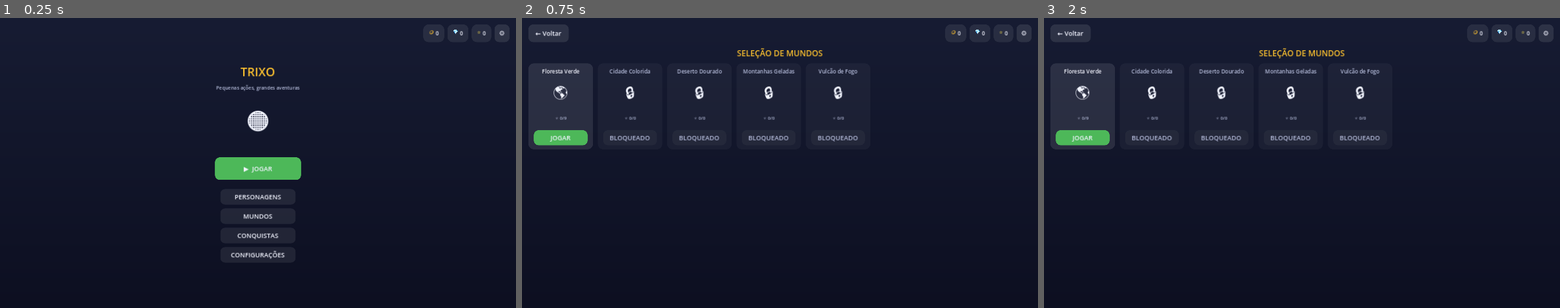
Above: before the commit, frames 1-3 (left to right).
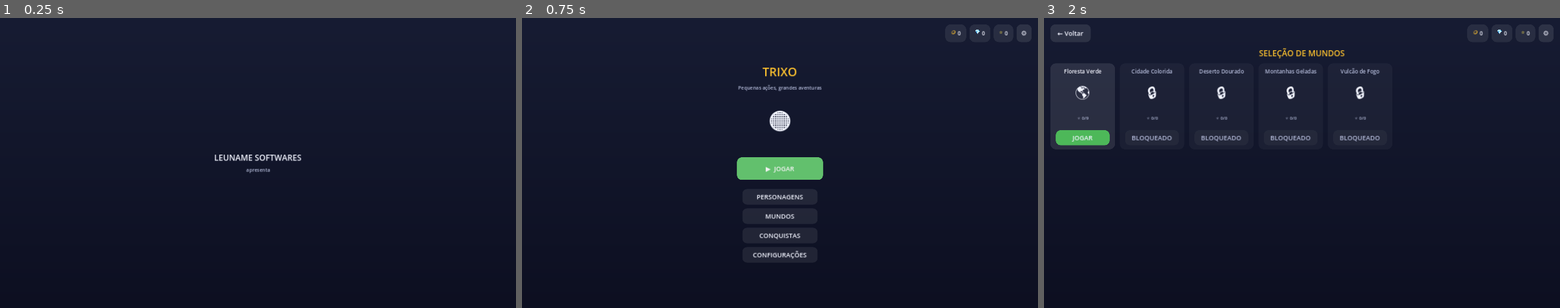
Above: after the commit, the same moments.

Repository: leunamesoftware/roll-adventure
Game: Godot game, scene res://scenes/Main.tscn
The game is run twice, just before and just after one commit, with the same random seed, the same clock (stepped at 60 frames per second) and the same inputs.
Inputs (mouse positions are in pixels of both pictures, inside the frame that each line leads up to):
- Up to frame 1 (0.25 s): no input
- Up to frame 2 (0.75 s): click (780, 168) at 0.5 s, where only the run before the commit has a clickable "▶ JOGAR"
- Up to frame 3 (2 s): click (1302, 168) at 1.25 s, where only the run after the commit has a clickable "▶ JOGAR"

The runs differ from the first frame. In frame 1, 2.5% of the frame differs, in the area x 41-98%, y 4-84%; in frame 2, 4.5%, in the area x 2-66%, y 4-84%; in frame 3, nothing differs.

Commit message:
Remove Godot boot splash, add studio credit screen, fix favicon
- Disables the default Godot engine splash (was showing the engine
  mascot on load, looked unpolished for a commercial game).
- Project icon now uses the real Trixo art instead of the old blue
  ball placeholder, fixing the browser favicon/apple-touch-icon too.
- Adds a brief "LEUNAME SOFTWARES apresenta" studio screen before the
  main menu (tap to skip), so the game keeps "Trixo" as its own
  identity while crediting the studio, same as how commercial games
  separate game title from publisher branding.

Co-Authored-By: Claude Sonnet 5 <noreply@anthropic.com>

Diff:
--- a/project.godot
+++ b/project.godot
@@ -14,8 +14,9 @@
 config/description="Jogo de aventura/plataforma original — controle o Trixo através de mundos, fases, inimigos e desafios."
 run/main_scene="res://scenes/Main.tscn"
 config/features=PackedStringArray("4.3", "Mobile")
-config/icon="res://icon.svg"
+config/icon="res://assets/icons/icon_512.png"
 boot_splash/bg_color=Color(0.09, 0.11, 0.2, 1)
+boot_splash/show_image=false
 
 [autoload]
 
--- a/scripts/autoload/scene_router.gd
+++ b/scripts/autoload/scene_router.gd
@@ -10,6 +10,7 @@
 
 func _ready() -> void:
 	_screens = {
+		"studio_splash": preload("res://scripts/ui/studio_splash_screen.gd"),
 		"main_menu": preload("res://scripts/ui/main_menu_screen.gd"),
 		"world_select": preload("res://scripts/ui/world_select_screen.gd"),
 		"level_map": preload("res://scripts/ui/level_map_screen.gd"),
--- a/scripts/main.gd
+++ b/scripts/main.gd
@@ -9,4 +9,4 @@
 	container.set_anchors_preset(Control.PRESET_FULL_RECT)
 	layer.add_child(container)
 	SceneRouter.set_container(container)
-	SceneRouter.go_to("main_menu")
+	SceneRouter.go_to("studio_splash")
--- /dev/null
+++ b/scripts/ui/studio_splash_screen.gd
@@ -0,0 +1,36 @@
+extends ScreenBase
+class_name StudioSplashScreen
+## Tela de abertura do estúdio ("Um jogo LeuName Softwares"), exibida uma vez antes
+## do menu principal. Toque na tela pula direto para o menu.
+
+const DISPLAY_TIME := 1.8
+
+func _ready() -> void:
+	add_background_gradient()
+	mouse_filter = Control.MOUSE_FILTER_STOP
+
+	var root := VBoxContainer.new()
+	root.set_anchors_preset(Control.PRESET_FULL_RECT)
+	root.alignment = BoxContainer.ALIGNMENT_CENTER
+	root.add_theme_constant_override("separation", 10)
+	root.mouse_filter = Control.MOUSE_FILTER_IGNORE
+	add_child(root)
+
+	root.add_child(make_label("LEUNAME SOFTWARES", 30, COLOR_TEXT))
+	root.add_child(make_label("apresenta", 18, COLOR_TEXT_DIM))
+
+	var timer := get_tree().create_timer(DISPLAY_TIME)
+	timer.timeout.connect(_go_to_menu)
+
+func _gui_input(event: InputEvent) -> void:
+	if event is InputEventScreenTouch or event is InputEventMouseButton:
+		if event.pressed:
+			_go_to_menu()
+
+var _left := false
+
+func _go_to_menu() -> void:
+	if _left:
+		return
+	_left = true
+	SceneRouter.go_to("main_menu")
Binary file changed: web-build/index.apple-touch-icon.png
Binary file changed: web-build/index.icon.png
Not shown, changed: web-build/index.html
Not shown, changed: web-build/index.pck
Not shown, changed: web-build/index.service.worker.js
